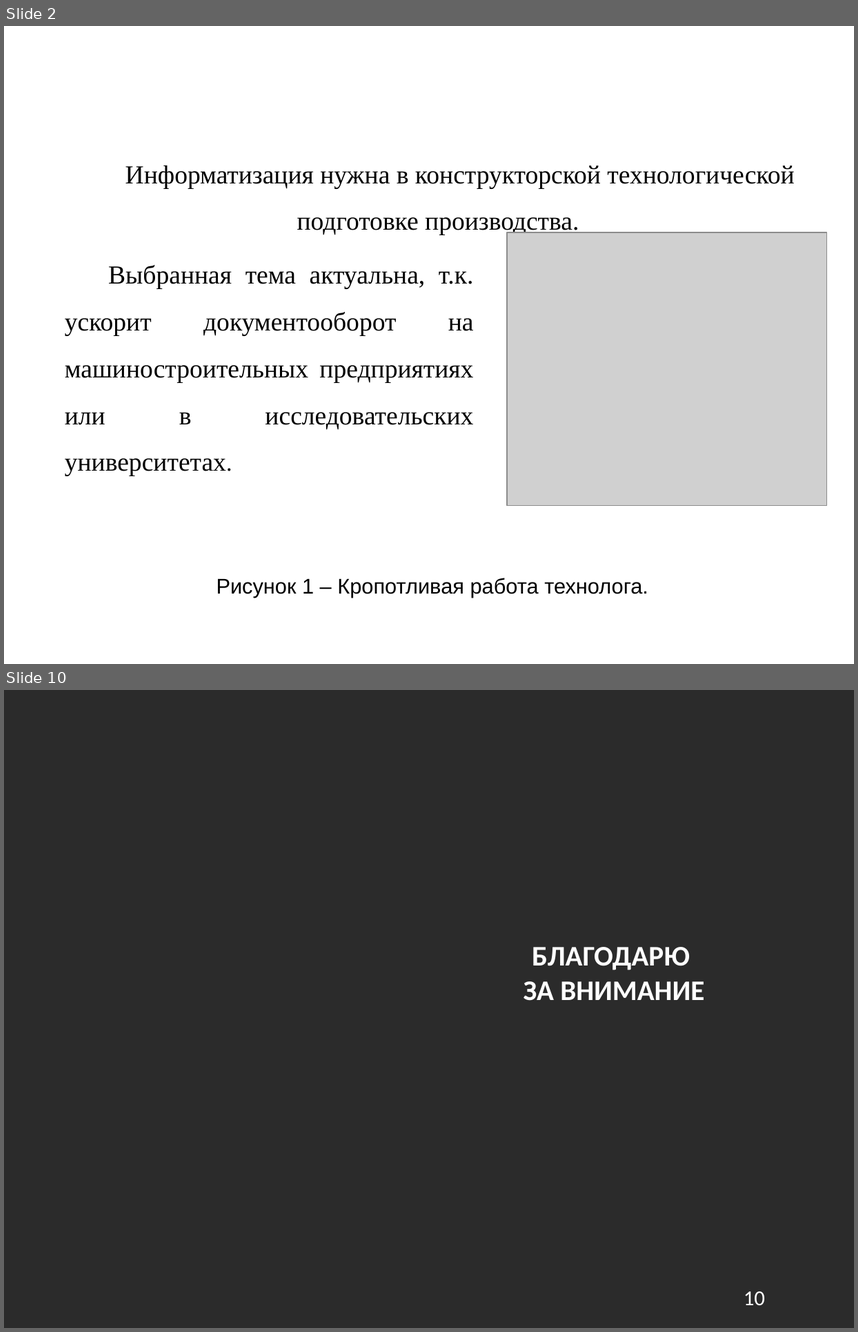
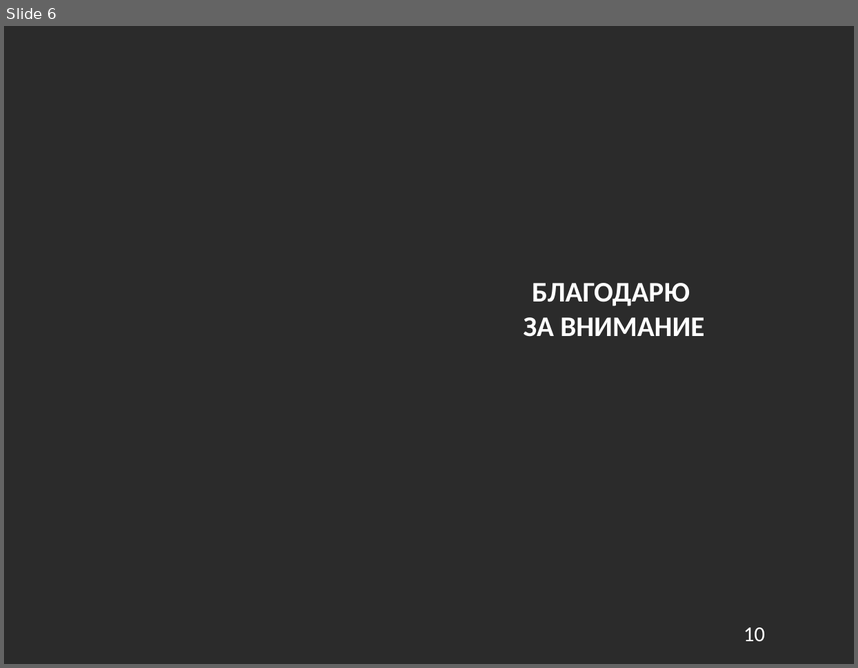
Before and after one commit to NeoWlad/Deutsch, a slide deck: Klimova_na_russkom.pptx. Shown one above the other, each under a label of ours: slides 2 and 10 before the commit, slide 6 after it; the slides between them are not shown. The pictures are 858x1332 and 858x668 pixels, drawn with LibreOffice and Linux fonts; fonts in the diff are those of the drawing; grey boxes stand for pictures; background and template pictures are left out; a plain dark background stands for a picture behind light text. Boxes give left, top, right and bottom in pixels: in the first picture for what was removed or moved away, otherwise in the second. Text is boxed around its words. In the diff, an @@ line names an element or a change of style, - is before the commit and + after.

```diff
--- a/Klimova_na_russkom.pptx
+++ b/Klimova_na_russkom.pptx
@@ slide 2 removed at <box>4,26,854,664</box>, background picture (left out) @@
@@ title removed at <box>96,65,773,112</box> @@
-Актуальность
@@ text removed at <box>125,165,794,235</box> @@
-Информатизация нужна в конструкторской технологической подготовке производства.
@@ picture removed at <box>507,232,827,506</box> @@
@@ text removed at <box>65,265,474,476</box> @@
-Выбранная тема актуальна, т.к. ускорит документооборот на машиностроительных предприятиях или в исследовательских университетах.
@@ text removed at <box>217,577,648,597</box> @@
-Рисунок 1 – Кропотливая работа технолога.
@@ page number removed at <box>760,612,789,646</box> @@
-2
@@ what was slide 10 is now slide 6 @@
```
Also in this commit, not shown: 1 slide changed, 4 slides added, 7 other slides removed, 4 other files.
